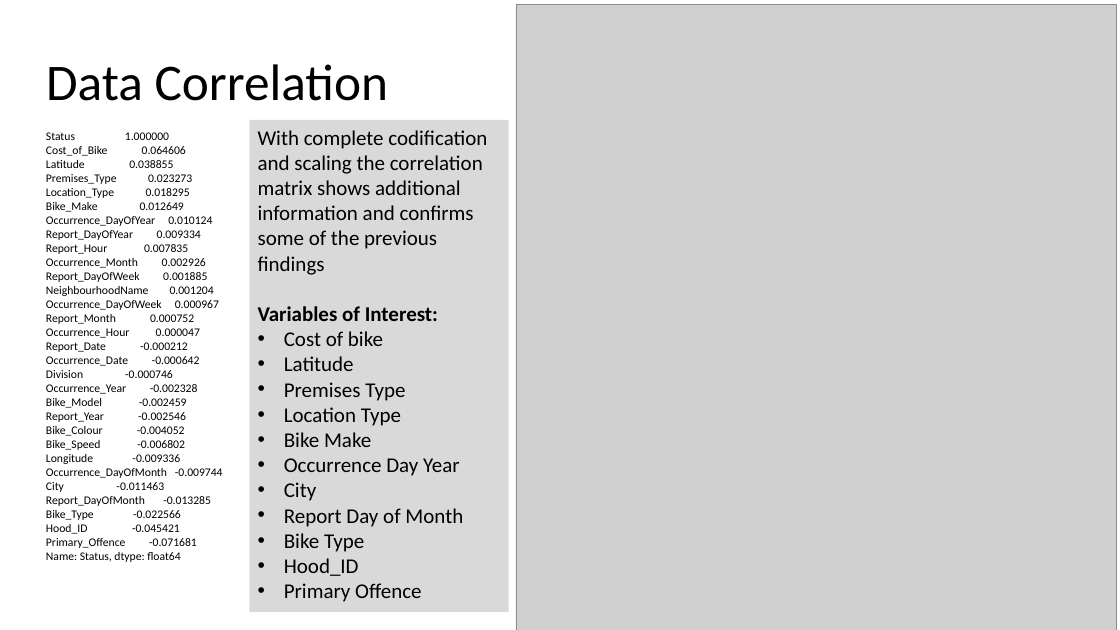
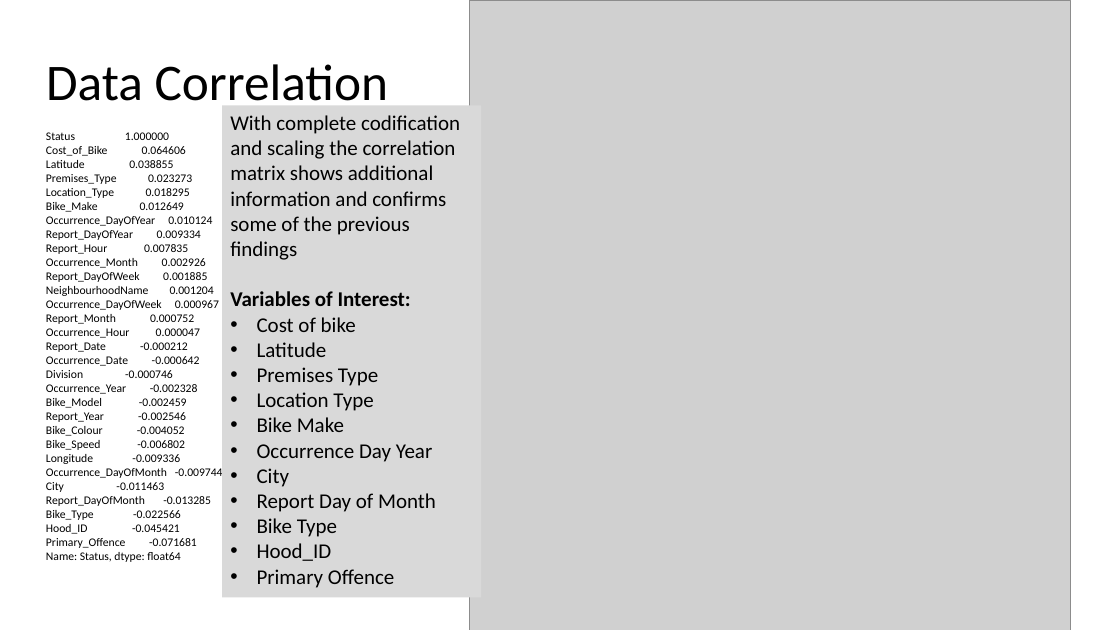
Before and after one commit to naromerol/COMP247, a slide deck: slide 28 of ProjectWork/COMP247-TEAM3-BICYCLETHEFT.pptx. Drawn at 1120x630 pixels with LibreOffice and Linux fonts; fonts in the diff are those of the drawing; grey boxes stand for pictures. Boxes give left, top, right and bottom in pixels: in the first picture for what was removed or moved away, otherwise in the second. Text is boxed around its words. In the diff, an @@ line names an element or a change of style, - is before the commit and + after.

```diff
--- a/ProjectWork/COMP247-TEAM3-BICYCLETHEFT.pptx
+++ b/ProjectWork/COMP247-TEAM3-BICYCLETHEFT.pptx
@@ picture: place and size @@
-picture at (516,4,1117,630)
+picture at (470,0,1070,630)
@@ rectangle "With complete codification and scaling ...": place and size @@
-rectangle "With complete codification and scaling ..." at (250,120,509,613)
+rectangle "With complete codification and scaling ..." at (222,106,481,598)
```
Also in this commit, not shown: 5 other slides changed, 11 other files.
